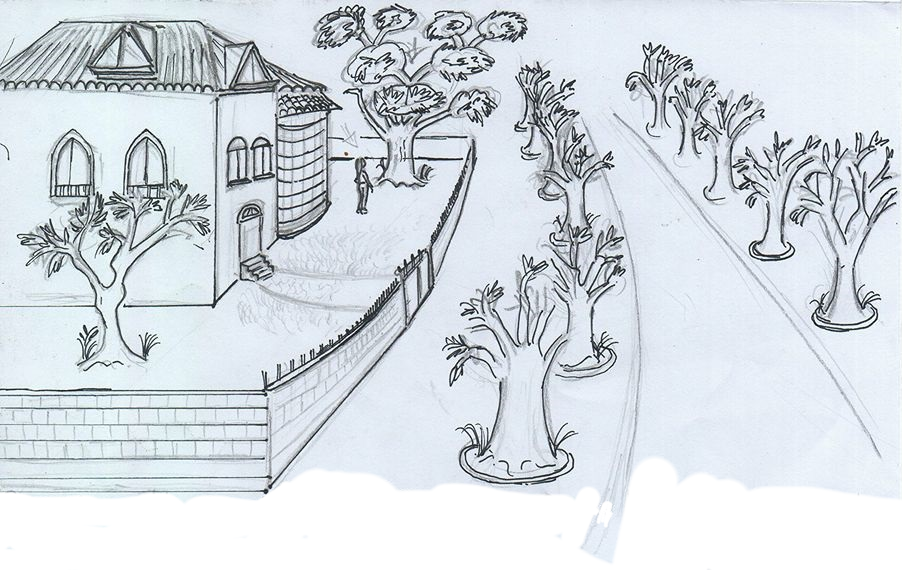
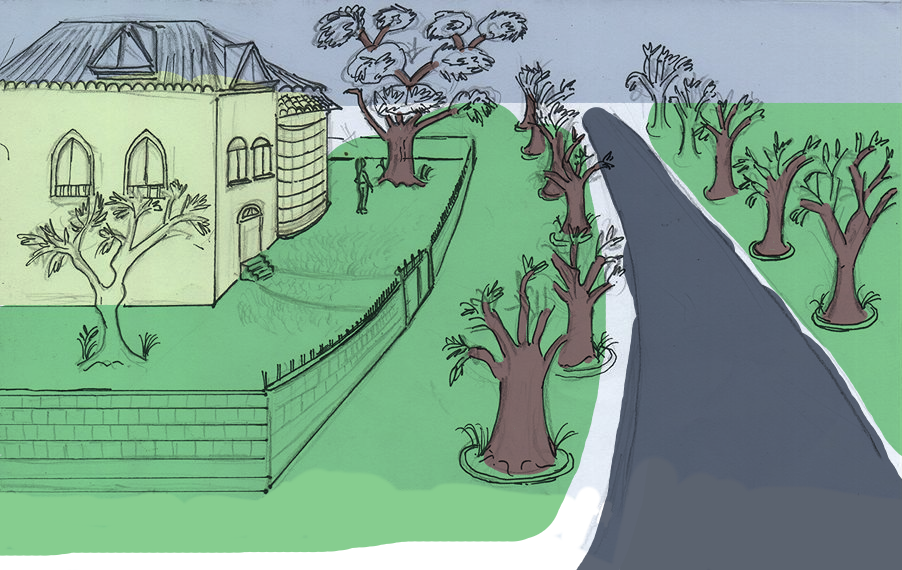
Layer changes from the first 902px x 570px image to the second:
painted on "fg" over [0, 0, 902, 570]
